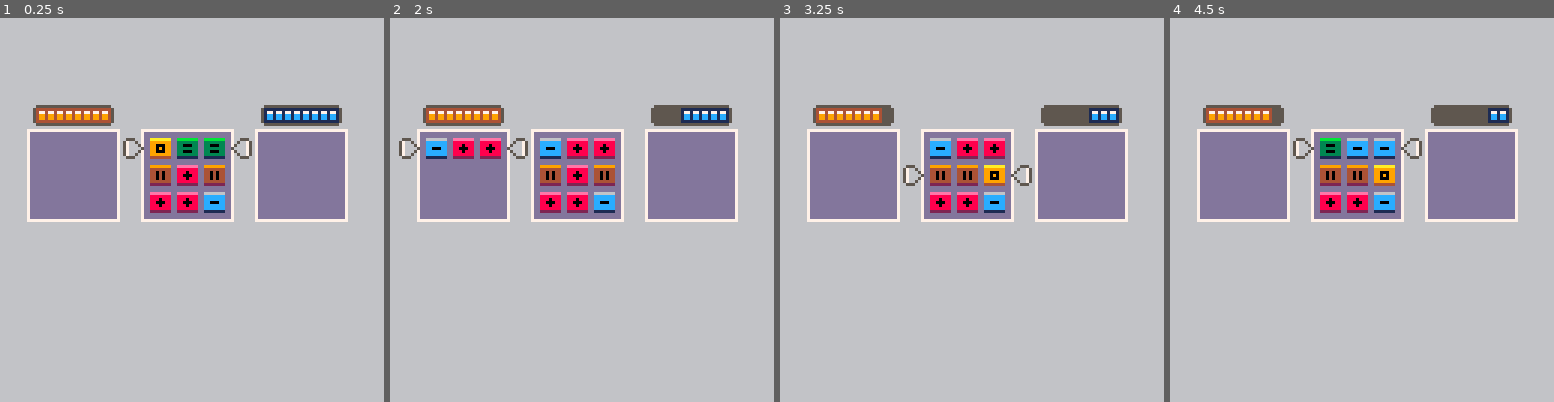
Above: before the commit, frames 1-4 (left to right).
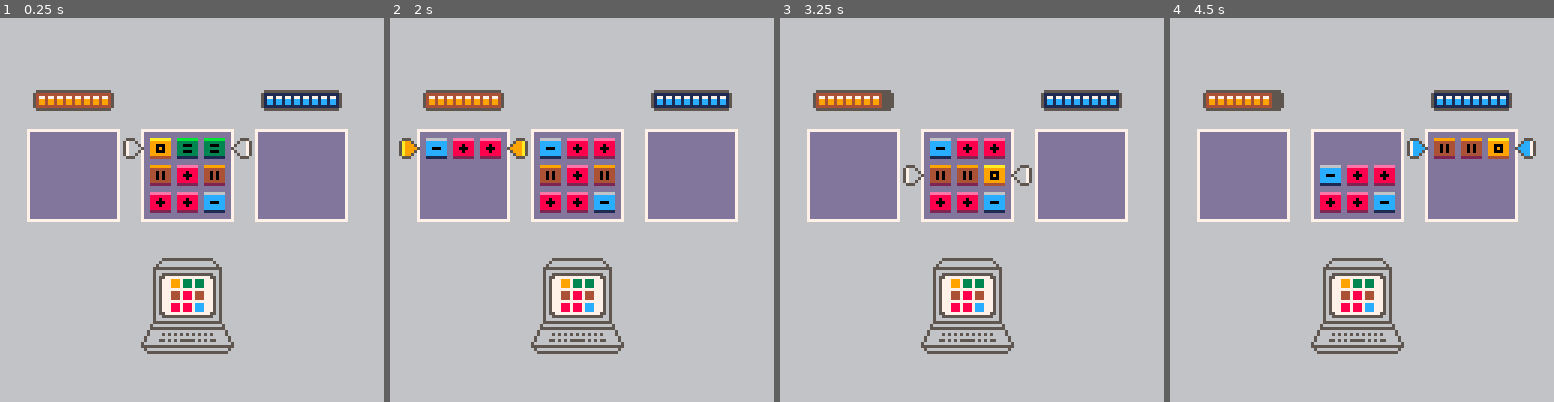
Above: after the commit, the same moments.

Repository: Gecko05/GaussAlchemy
Game: PICO-8 cartridge gauss.p8
Two runs of this game, one before a commit and one after it. Both use one fixed random seed, a clock stepped at 60 frames per second and the inputs below.
Inputs:
- Up to frame 1 (0.25 s): no input
- Up to frame 2 (2 s): tap O (Z key) at 0.33, 0.7, 1.43 s; hold Left from 1.97 s (still down)
- Up to frame 3 (3.25 s): tap O (Z key) at 2.22, 3.1 s; release Left at 2.37 s; hold Down 2.42-2.82 s; hold Right from 2.87 s (still down)
- Up to frame 4 (4.5 s): release Right at 3.53 s; hold Up 3.58-4.08 s; tap O (Z key) at 3.98 s; hold Right from 4.13 s (still down)

The runs differ from the first frame. In frame 1, 7.0% of the frame differs, in the area x 8-90%, y 18-88%; in frame 2, 7.1%; in frame 3, 6.8%; in frame 4, 9.9%, in the area x 8-96%, y 18-88%.

Commit message:
Add files via upload

Diff:
--- a/gauss.lua
+++ b/gauss.lua
@@ -2,6 +2,7 @@
 -- puzzle game inspired by gauss jordan
 
 local matrix = {}
+local expected = {}
 local debug = 1
 local minI = -2
 local maxI = 2
@@ -16,13 +17,18 @@
 local swapRow = nil
 local addGauge = 8
 local swapGauge = 8
+local gemColors = {12, 3, 9, 4, 8}
 
 local tileW = 9
 local matrixSize = tileW * nRows
 local sx0 = 64 - ((matrixSize)/2)
+local msx0 = 64 - ((4*nRows)/2) - 1
 local sy0 = 40
+local msy0 = 50 + matrixSize + 10
 local blockMargin = 11
+local gaugeMargin = 16
 local tx0 = matrixSize + blockMargin
+local mx0 = (4*nRows) + blockMargin
 local wh = 5
 ---------------------------- R O W S -------------------------
 Row = {n = 0, gems = 0, state = 0, orig = 0}
@@ -56,6 +62,26 @@
     end
 end
 
+miniRow = {n = 0, gems = 0}
+
+function miniRow:new(n, gems)
+    self.__index = self
+    o = {}
+    o.n = n
+    o.gems = gems
+    return setmetatable(o, self)
+end
+
+function miniRow:draw()
+    for i = 0, nRows-1 do
+        local dx = (i % 3) * 4
+        local dy = (self.n - 1) * 4
+        local x0 = msx0 + dx
+        local y0 = msy0 + dy
+        rectfill(x0, y0, x0+2, y0+2, gemColors[self.gems[i+1]+3])
+    end
+end
+
 function drawSel()
     local w = 3 * tileW
     local h = tileW
@@ -63,21 +89,34 @@
     local y0 = ((Sel.n - 1)*(h)) + sy0
     local x0 = sx0 - margin
     local x1 = sx0 + matrixSize
+    local color = 0
     if Sel.state == 0 then
         x0 = x0 - tx0
         x1 = x1 - tx0
+        color = 1
     elseif Sel.state == 2 then
         x0 = x0 + tx0
         x1 = x1 + tx0
-    end
-    spr(cursorSpr, x0, y0, 1, 1, true)
-    spr(cursorSpr, x1, y0)
+        color = 2
+    end
+    spr(cursorSpr+color, x0, y0, 1, 1, true)
+    spr(cursorSpr+color, x1, y0)
 end
 ---------------------------- D R A W -------------------------
+
 function drawMatrix()
     for i = 1, nRows do
         if matrix[i] ~= nil then
             matrix[i]:draw()
+        end
+    end
+end
+
+function drawExpected()
+    spr(202, msx0 - 11, msy0 - 7, 4, 4)
+    for i = 1, nRows do
+        if expected[i] ~= nil then
+            expected[i]:draw()
         end
     end
 end
@@ -111,12 +150,12 @@
 
 function drawSwapGauge()
     local x0 = sx0 + matrixSize + blockMargin - 1
-    spr(28, x0, sy0 - blockMargin)
-    spr(29, x0+7, sy0 - blockMargin)
-    spr(29, x0+13, sy0 - blockMargin)
-    spr(28, x0+19, sy0 - blockMargin, 1, 1, true)
+    spr(28, x0, sy0 - gaugeMargin)
+    spr(29, x0+7, sy0 - gaugeMargin)
+    spr(29, x0+13, sy0 - gaugeMargin)
+    spr(28, x0+19, sy0 - gaugeMargin, 1, 1, true)
     local x0 = x0
-    local y0 = sy0 - blockMargin + 1
+    local y0 = sy0 - gaugeMargin + 1
     local y1 = y0 + 4
     local dx = (8 - swapGauge) * 3
     local x1 = x0 + dx
@@ -125,12 +164,12 @@
 
 function drawAddGauge()
     local x0 = sx0 - matrixSize - blockMargin - 1
-    spr(12, x0, sy0 - blockMargin)
-    spr(13, x0+7, sy0 - blockMargin)
-    spr(13, x0+13, sy0 - blockMargin)
-    spr(12, x0+19, sy0 - blockMargin, 1, 1, true)
+    spr(12, x0, sy0 - gaugeMargin)
+    spr(13, x0+7, sy0 - gaugeMargin)
+    spr(13, x0+13, sy0 - gaugeMargin)
+    spr(12, x0+19, sy0 - gaugeMargin, 1, 1, true)
     local x0 = x0 + 26
-    local y0 = sy0 - blockMargin + 1
+    local y0 = sy0 - gaugeMargin + 1
     local y1 = y0 + 4
     local dx = (8 - addGauge) * 3
     local x1 = x0 - dx
@@ -147,6 +186,7 @@
  drawBackground()
  drawGauges()
  drawMatrix()
+ drawExpected()
  drawDuplicate()
  drawSel()
 end
@@ -158,6 +198,8 @@
         if debug == 1 then
         local newRow = Row:new(i, dbMatrix[i], initialState, i)
         add(matrix, newRow)
+        local newMiniRow = miniRow:new(i, cloneTable(dbMatrix[i]))
+        add(expected, newMiniRow)
         end
     end
 end
@@ -197,24 +239,24 @@
         end
     end
 end
-
+-- Extract row to insert in a new position
 function extractRow(r)
     r.orig = Sel.n
     swapRow = r
-    del(matrix, Sel.n)
-end
-
-function refreshPositions()
+end
+
+function insertRow()
+    swapRow.state = 1
+    Sel.state = swapRow.state
+end
+
+function updatePositions()
     local auxTable = {}
     for i = 1, nRows do
-        if matrix[i].n ~= i then
-            add(auxtable, matrix[matrix[i].n])
-            matrix[matrix[i].n] = matrix[i]
-            matrix[i] = auxTable[1]
-            matrix[i].orig = i
-            del(auxTable, 1)
-        end
-    end
+        matrix[i].orig = matrix[i].n
+        auxTable[matrix[i].n] = matrix[i]
+    end
+    matrix = auxTable
 end
 
 -- d - 1 to the right
@@ -230,9 +272,8 @@
         r.state = 2
         Sel.state = r.state
     elseif d == 0 and Sel.state == 2 then
-        swapRow.state = 1
-        Sel.state = swapRow.state
-        refreshPositions()
+        insertRow()
+        updatePositions()
     elseif d == 0 and Sel.state == 1 then
         duplicateRow(r)
         dRow.state = 0
--- a/gauss.p8
+++ b/gauss.p8
@@ -5,6 +5,7 @@
 -- puzzle game inspired by gauss jordan
 
 local matrix = {}
+local expected = {}
 local debug = 1
 local mini = -2
 local maxi = 2
@@ -13,31 +14,37 @@
 local sprinc = 32
 local cursorspr = 160
 local initialstate = 1
-local sel = {n = 0, state = initialstate}
+local sel = {n = 1, state = initialstate}
 local factor = 1
 local drow = nil
+local swaprow = nil
 local addgauge = 8
 local swapgauge = 8
+local gemcolors = {12, 3, 9, 4, 8}
 
 local tilew = 9
 local matrixsize = tilew * nrows
 local sx0 = 64 - ((matrixsize)/2)
+local msx0 = 64 - ((4*nrows)/2) - 1
 local sy0 = 40
+local msy0 = 50 + matrixsize + 10
 local blockmargin = 11
+local gaugemargin = 16
 local tx0 = matrixsize + blockmargin
+local mx0 = (4*nrows) + blockmargin
 local wh = 5
 ---------------------------- r o w s -------------------------
-row = {n = 0, gems = 0, state = 0, flag = 0}
+row = {n = 0, gems = 0, state = 0, orig = 0}
 -- n - num of row
 -- gems - table with gems
--- state : 0 duplicate, 1 in matrix, 2 transmutation
-function row:new (n, gems, state, flag)
+-- state : 0 duplicate, 1 in matrix, 2 swap
+function row:new (n, gems, state, orig)
     self.__index = self
     o = {}
     o.n = n
     o.gems = gems
     o.state = state
-    o.flag = flag
+    o.orig = orig
     return setmetatable(o, self)
 end
 
@@ -58,27 +65,62 @@
     end
 end
 
+minirow = {n = 0, gems = 0}
+
+function minirow:new(n, gems)
+    self.__index = self
+    o = {}
+    o.n = n
+    o.gems = gems
+    return setmetatable(o, self)
+end
+
+function minirow:draw()
+    for i = 0, nrows-1 do
+        local dx = (i % 3) * 4
+        local dy = (self.n - 1) * 4
+        local x0 = msx0 + dx
+        local y0 = msy0 + dy
+        rectfill(x0, y0, x0+2, y0+2, gemcolors[self.gems[i+1]+3])
+    end
+end
+
 function drawsel()
     local w = 3 * tilew
     local h = tilew
     local margin = 10
-    local y0 = (sel.n*(h)) + sy0
+    local y0 = ((sel.n - 1)*(h)) + sy0
     local x0 = sx0 - margin
     local x1 = sx0 + matrixsize
+    local color = 0
     if sel.state == 0 then
         x0 = x0 - tx0
         x1 = x1 - tx0
+        color = 1
     elseif sel.state == 2 then
         x0 = x0 + tx0
         x1 = x1 + tx0
-    end
-    spr(cursorspr, x0, y0, 1, 1, true)
-    spr(cursorspr, x1, y0)
+        color = 2
+    end
+    spr(cursorspr+color, x0, y0, 1, 1, true)
+    spr(cursorspr+color, x1, y0)
 end
 ---------------------------- d r a w -------------------------
+
 function drawmatrix()
     for i = 1, nrows do
-        matrix[i]:draw()
+        if matrix[i] ~= nil then
+            matrix[i]:draw()
+        end
+    end
+end
+
+function drawexpected()
+    spr(202, msx0 - 11, msy0 - 7, 4, 4)
+    for i = 1, nrows do
+        if expected[i] ~= nil then
+            expected[i]:draw()
+        end
     end
 end
 
@@ -111,12 +153,12 @@
 
 function drawswapgauge()
     local x0 = sx0 + matrixsize + blockmargin - 1
-    spr(28, x0, sy0 - blockmargin)
-    spr(29, x0+7, sy0 - blockmargin)
-    spr(29, x0+13, sy0 - blockmargin)
-    spr(28, x0+19, sy0 - blockmargin, 1, 1, true)
+    spr(28, x0, sy0 - gaugemargin)
+    spr(29, x0+7, sy0 - gaugemargin)
+    spr(29, x0+13, sy0 - gaugemargin)
+    spr(28, x0+19, sy0 - gaugemargin, 1, 1, true)
     local x0 = x0
-    local y0 = sy0 - blockmargin + 1
+    local y0 = sy0 - gaugemargin + 1
     local y1 = y0 + 4
     local dx = (8 - swapgauge) * 3
     local x1 = x0 + dx
@@ -125,12 +167,12 @@
 
 function drawaddgauge()
     local x0 = sx0 - matrixsize - blockmargin - 1
-    spr(12, x0, sy0 - blockmargin)
-    spr(13, x0+7, sy0 - blockmargin)
-    spr(13, x0+13, sy0 - blockmargin)
-    spr(12, x0+19, sy0 - blockmargin, 1, 1, true)
+    spr(12, x0, sy0 - gaugemargin)
+    spr(13, x0+7, sy0 - gaugemargin)
+    spr(13, x0+13, sy0 - gaugemargin)
+    spr(12, x0+19, sy0 - gaugemargin, 1, 1, true)
     local x0 = x0 + 26
-    local y0 = sy0 - blockmargin + 1
+    local y0 = sy0 - gaugemargin + 1
     local y1 = y0 + 4
     local dx = (8 - addgauge) * 3
     local x1 = x0 - dx
@@ -147,6 +189,7 @@
  drawbackground()
  drawgauges()
  drawmatrix()
+ drawexpected()
  drawduplicate()
  drawsel()
 end
@@ -156,8 +199,10 @@
     palt(15, true)
     for i = 1, nrows do
         if debug == 1 then
-        local newrow = row:new(i, dbmatrix[i], initialstate)
+        local newrow = row:new(i, dbmatrix[i], initialstate, i)
         add(matrix, newrow)
+        local newminirow = minirow:new(i, clonetable(dbmatrix[i]))
+        add(expected, newminirow)
         end
     end
 end
@@ -176,7 +221,7 @@
 end
 
 function addrows(r)
-    if r.n ~= drow.flag then
+    if r.n ~= drow.orig then
         for i = 1,nrows do
             local gem1 = matrix[r.n].gems[i]
             local gem2 = drow.gems[i]
@@ -191,23 +236,47 @@
             end
             matrix[r.n].gems[i] = gem1
         end
-    end
-    if addgauge > 0 then
-        addgauge = addgauge - 1
-    end
+        -- consume add power
+        if addgauge > 0 then
+            addgauge = addgauge - 1
+        end
+    end
+end
+-- extract row to insert in a new position
+function extractrow(r)
+    r.orig = sel.n
+    swaprow = r
+end
+
+function insertrow()
+    swaprow.state = 1
+    sel.state = swaprow.state
+end
+
+function updatepositions()
+    local auxtable = {}
+    for i = 1, nrows do
+        matrix[i].orig = matrix[i].n
+        auxtable[matrix[i].n] = matrix[i]
+    end
+    matrix = auxtable
 end
 
 -- d - 1 to the right
 -- d - 0 to the left
 function moverow(d)
-    local r = matrix[sel.n+1]
+    local r = matrix[sel.n]
     if d == 1 and sel.state == 0 then
         addrows(r)
         drow = nil
         sel.state = 1
-    elseif d == 0 and sel.state > 1 then
-        r.state = r.state - 1
+    elseif d == 1 and sel.state == 1 then
+        extractrow(r)
+        r.state = 2
         sel.state = r.state
+    elseif d == 0 and sel.state == 2 then
+        insertrow()
+        updatepositions()
     elseif d == 0 and sel.state == 1 then
         duplicaterow(r)
         drow.state = 0
@@ -218,7 +287,7 @@
 function transmuterow()
     if sel.state == 1 then
         for i=1, nrows do
-            local rowg = matrix[sel.n + 1].gems
+            local rowg = matrix[sel.n].gems
             local gem = rowg[i]
             gem = gem + factor
             if gem < mini then
@@ -226,7 +295,7 @@
             elseif gem > maxi then
                 gem = mini
             end
-            matrix[sel.n + 1].gems[i] = gem
+            matrix[sel.n].gems[i] = gem
         end
     elseif sel.state == 0 then
         for i=1, nrows do
@@ -241,26 +310,43 @@
             drow.gems[i] = gem
         end
     end
-    if swapgauge > 0 then
-        swapgauge = swapgauge - 1
-    end
 end
 
 function processup()
-    if sel.n > 0 and sel.state == 1 then
+    if sel.n > 1 then
         sel.n = sel.n - 1
-    elseif sel.state == 0 and sel.n > 0 then -- duplicate and add
-        sel.n = sel.n - 1
-        drow.n = sel.n + 1
+    end
+    if sel.state == 0 then
+        drow.n = sel.n
+    end
+    if sel.state == 2 then
+        swaprow.n = sel.n
+        for i=1,nrows do
+            if matrix[i] ~= swaprow then
+                matrix[i].n = matrix[i].orig
+            end
+        end
+        matrix[sel.n].orig = matrix[sel.n].n
+        matrix[sel.n].n = swaprow.orig
     end
 end
 
 function processdown()
-    if sel.n < 2 and sel.state == 1 then
+    if sel.n < 3 then
         sel.n = sel.n + 1
-    elseif sel.state == 0 and sel.n < 2 then
-        sel.n = sel.n + 1
-        drow.n = sel.n + 1
+    end
+    if sel.state == 0 then
+        drow.n = sel.n
+    end
+    if sel.state == 2 then
+        swaprow.n = sel.n
+        for i=1,nrows do
+            if matrix[i] ~= swaprow then
+                matrix[i].n = matrix[i].orig
+            end
+        end
+        matrix[sel.n].orig = matrix[sel.n].n
+        matrix[sel.n].n = swaprow.orig
     end
 end
 
Not shown, changed: 257 lines of the sprite sheet (__gfx__) section of gauss.p8
Not shown, changed: the thumbnail (__label__) section of gauss.p8
